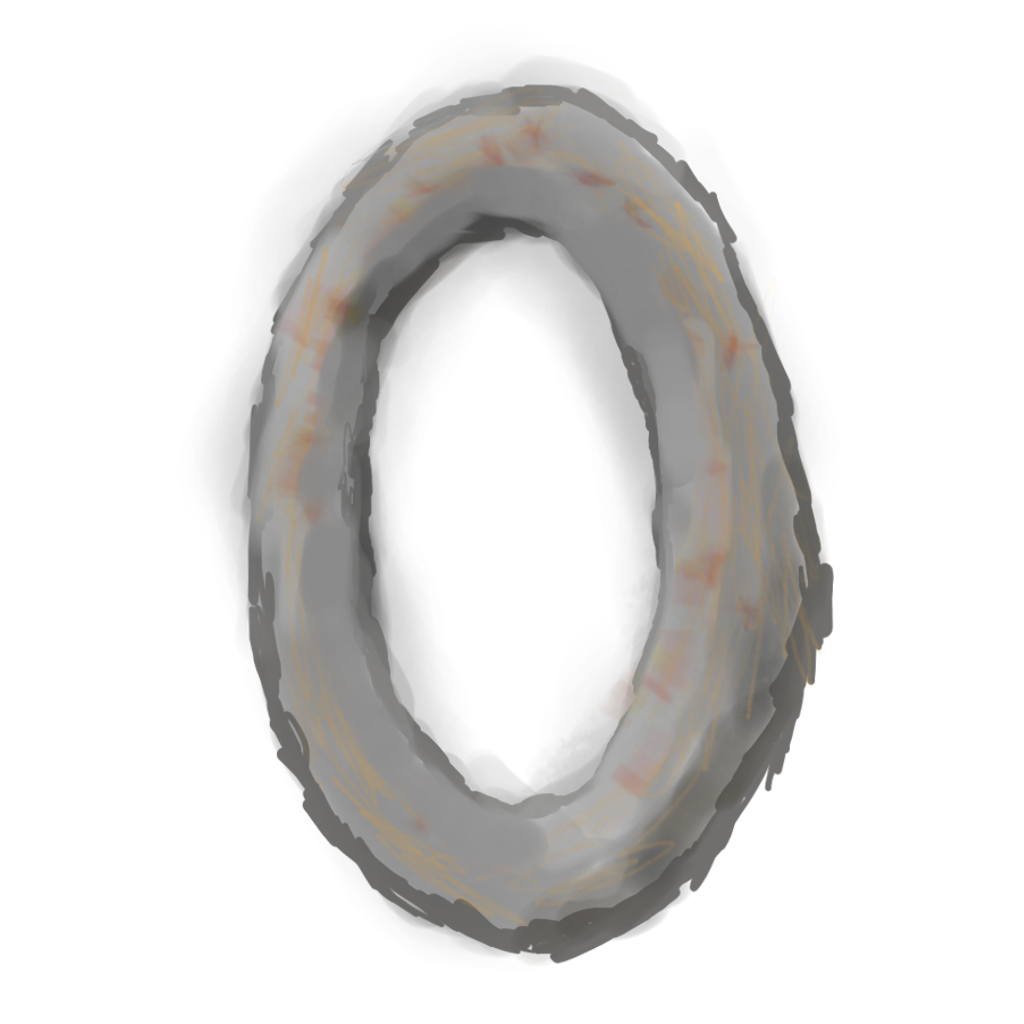
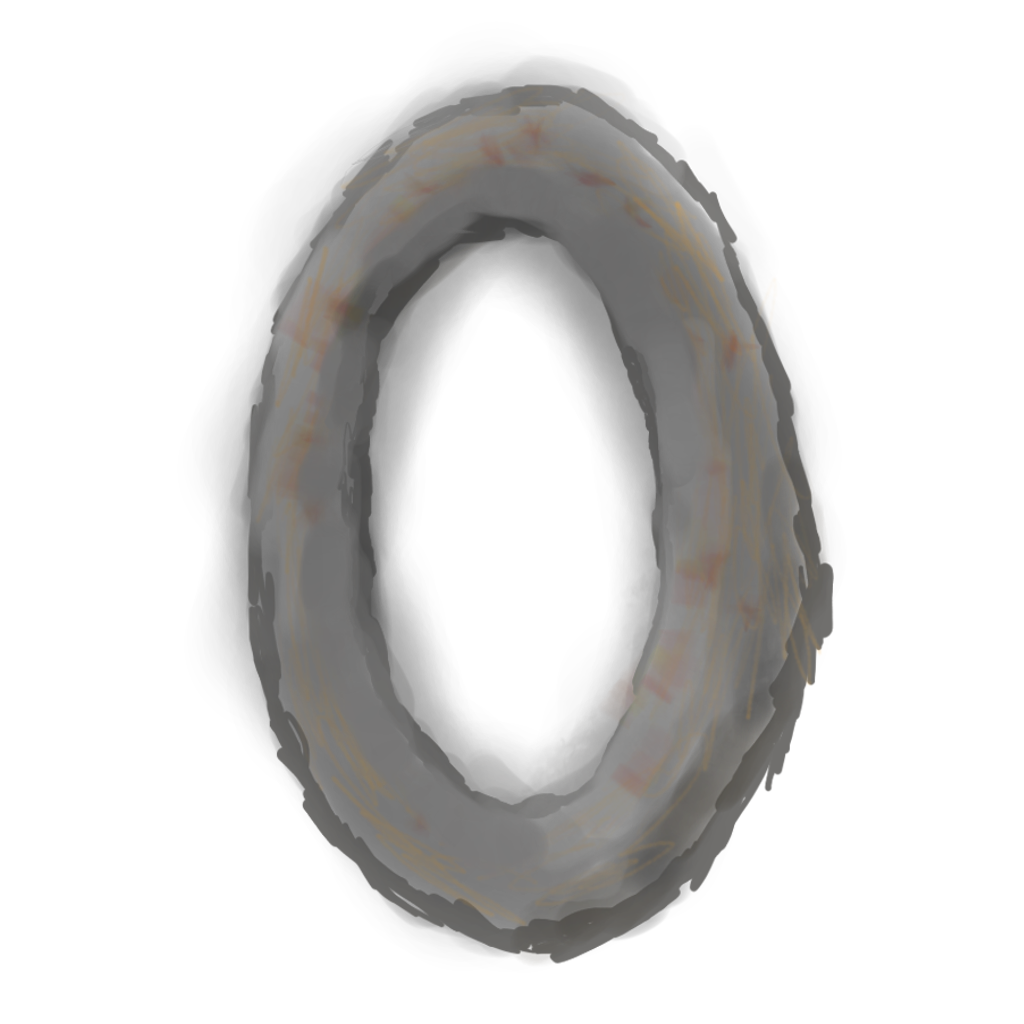
Revision of a layered 1024x1024 image; what changed, layer by layer:
painted on "Paint Layer 3" over (x1=192, y1=49, x2=843, y2=961)
